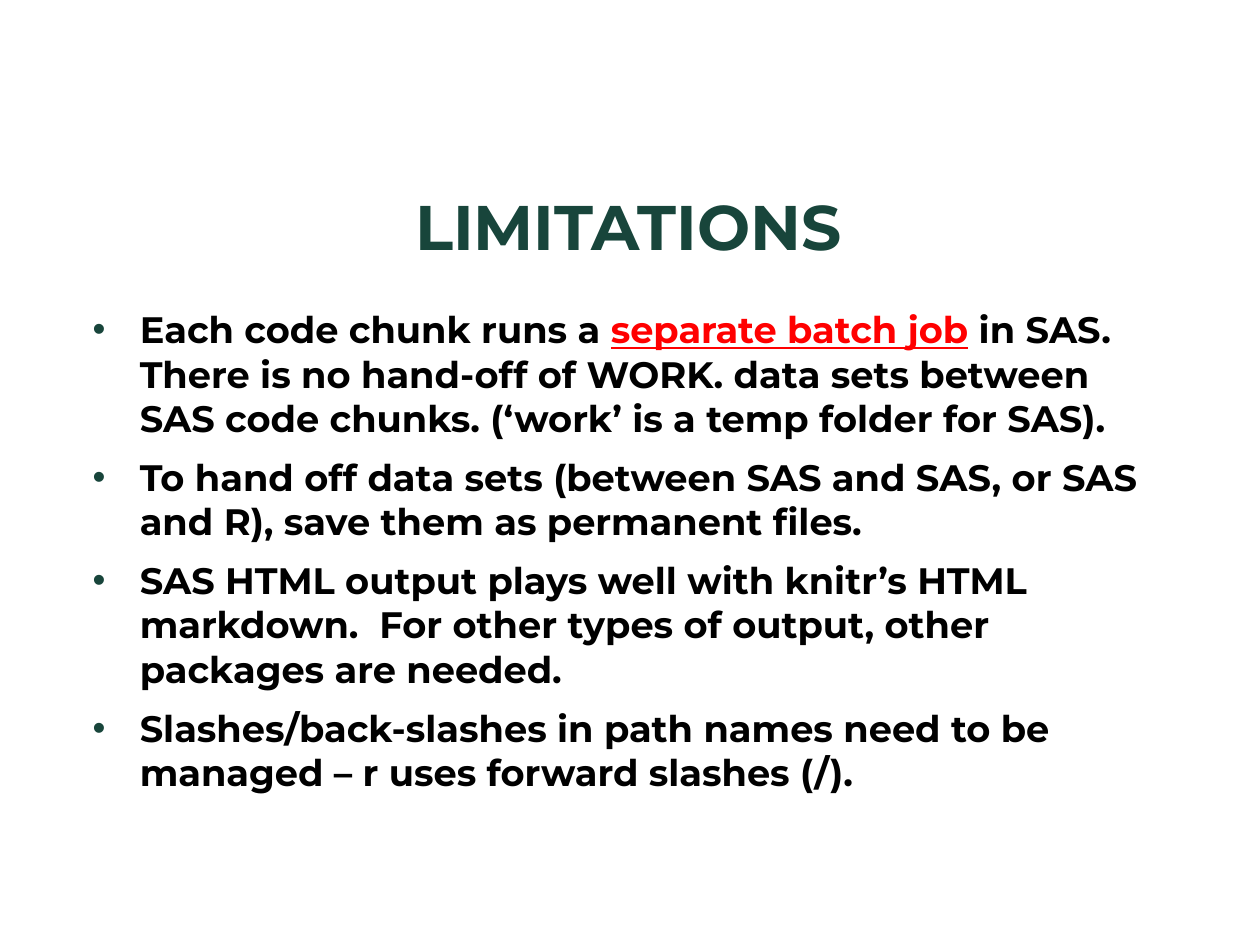
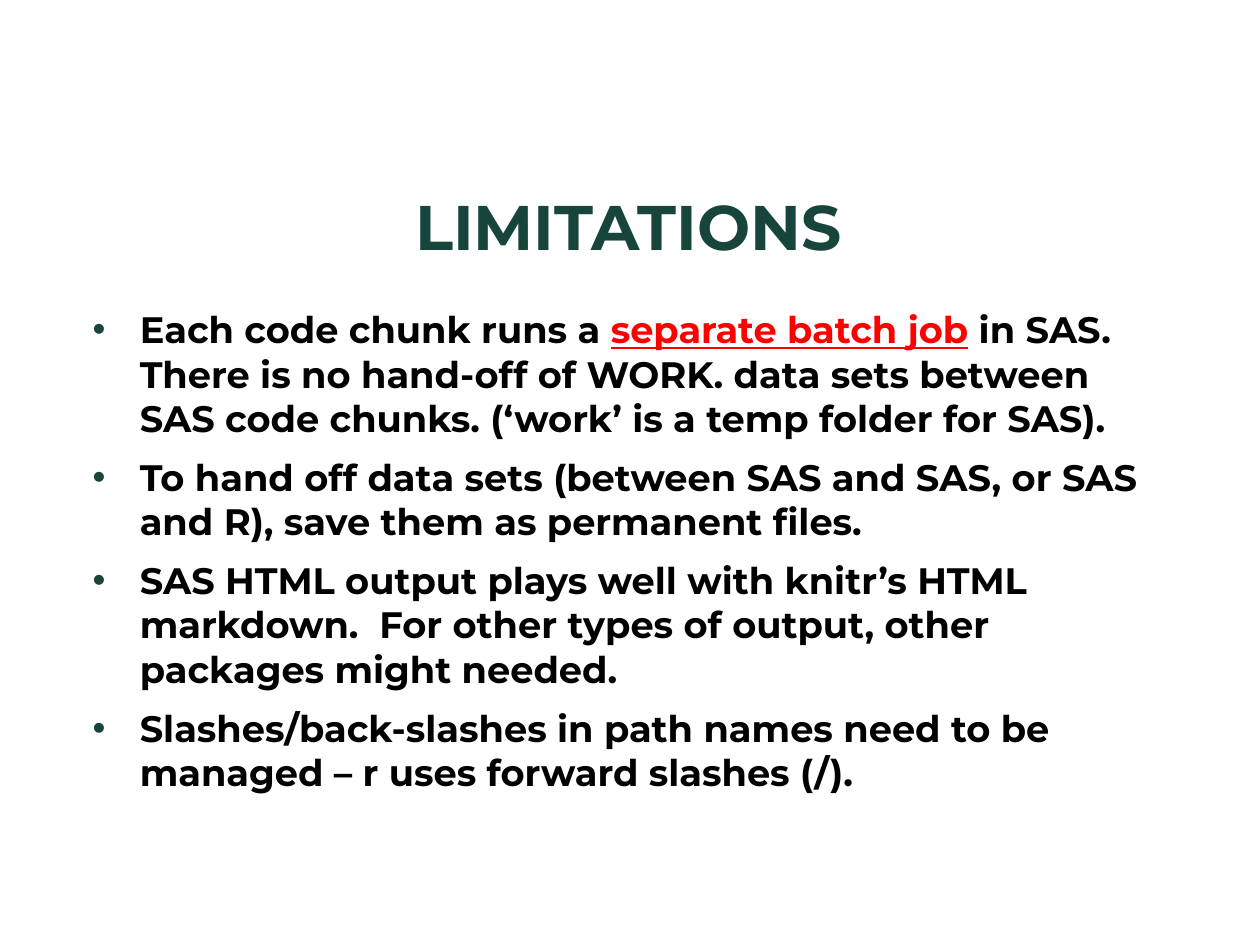
Before and after one commit to BarryDeCicco/SASandRandSAS, a slide deck: slide 31 of Presentations/SAS and R and SAS (MiSUG, 2021_08_25, CSTAT Layout).pptx. Drawn at 1260x945 pixels with LibreOffice and Linux fonts; fonts in the diff are those of the drawing; background and template pictures are left out. Boxes give left, top, right and bottom in pixels: in the first picture for what was removed or moved away, otherwise in the second. Text is boxed around its words. In the diff, an @@ line names an element or a change of style, - is before the commit and + after.

```diff
--- a/Presentations/SAS and R and SAS (MiSUG, 2021_08_25, CSTAT Layout).pptx
+++ b/Presentations/SAS and R and SAS (MiSUG, 2021_08_25, CSTAT Layout).pptx
@@ text at <box>140,565,1027,691</box>: text changed @@
-• SAS HTML output plays well with knitr’s HTML markdown. For other types of output, other packages are needed.
+• SAS HTML output plays well with knitr’s HTML markdown. For other types of output, other packages might needed.
```
Also in this commit, not shown: 5 other slides changed, 1 slide added, 6 slides removed.
